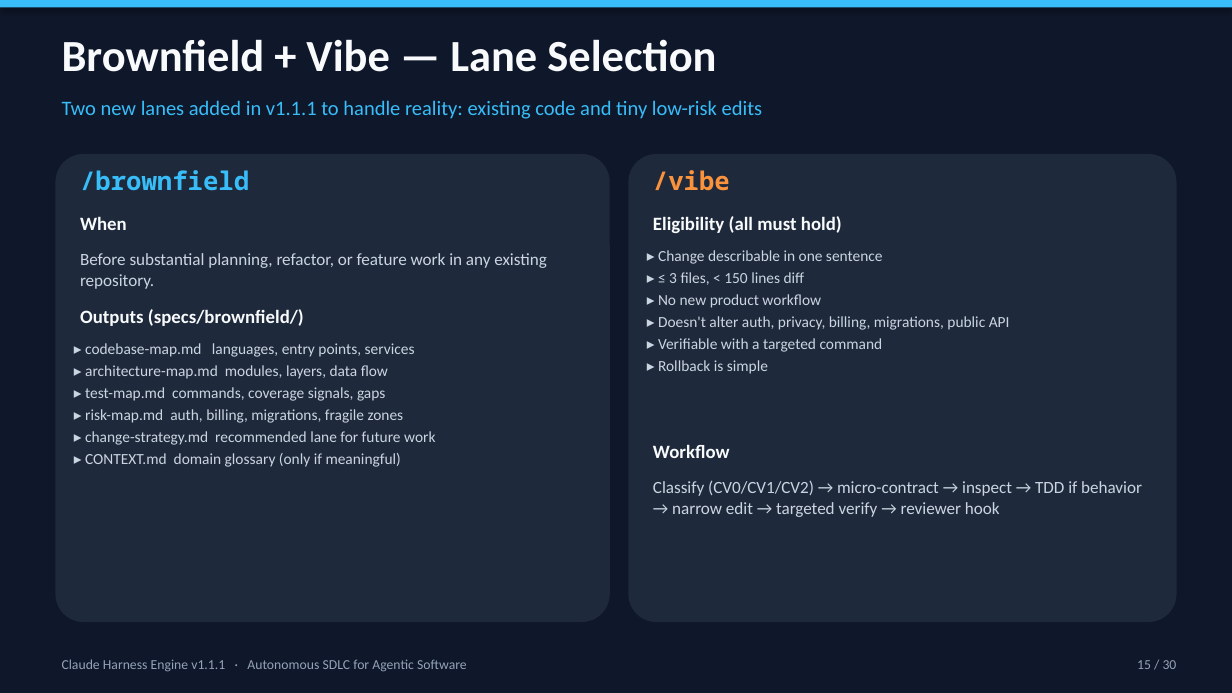
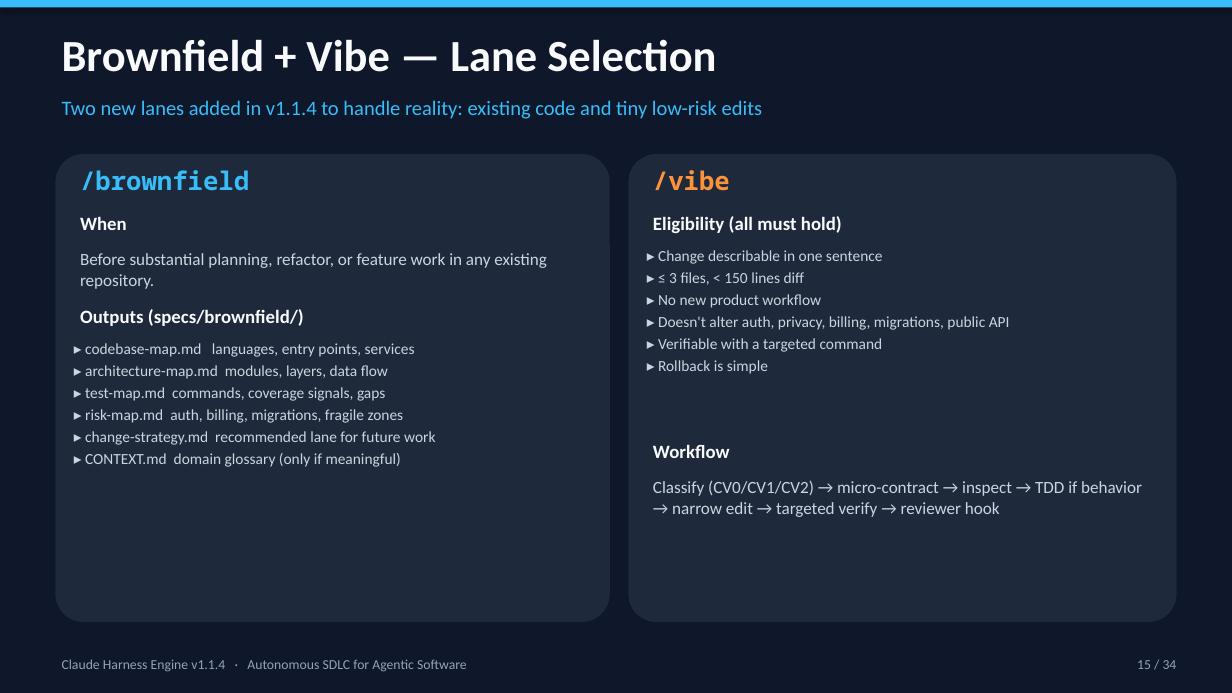
Before and after one commit to cwijayasundara/claude_harness_eng_v6, a slide deck: slide 15 of Claude_Harness_Engine_Design.pptx. Drawn at 1232x693 pixels with LibreOffice and Linux fonts; fonts in the diff are those of the drawing. Boxes give left, top, right and bottom in pixels: in the first picture for what was removed or moved away, otherwise in the second. Text is boxed around its words. In the diff, an @@ line names an element or a change of style, - is before the commit and + after.

Commit message:
docs: add agent factory architecture to deck

```diff
--- a/Claude_Harness_Engine_Design.pptx
+++ b/Claude_Harness_Engine_Design.pptx
@@ text at [62, 100, 763, 119]: text changed @@
-Two new lanes added in v1.1.1 to handle reality: existing code and tiny low-risk edits
+Two new lanes added in v1.1.4 to handle reality: existing code and tiny low-risk edits
@@ text at [62, 659, 467, 672]: text changed @@
-Claude Harness Engine v1.1.1 · Autonomous SDLC for Agentic Software
+Claude Harness Engine v1.1.4 · Autonomous SDLC for Agentic Software
@@ text at [1137, 660, 1177, 669]: text changed @@
-15 / 30
+15 / 34
```
Also in this commit, not shown: 29 other slides changed, 4 slides added.
